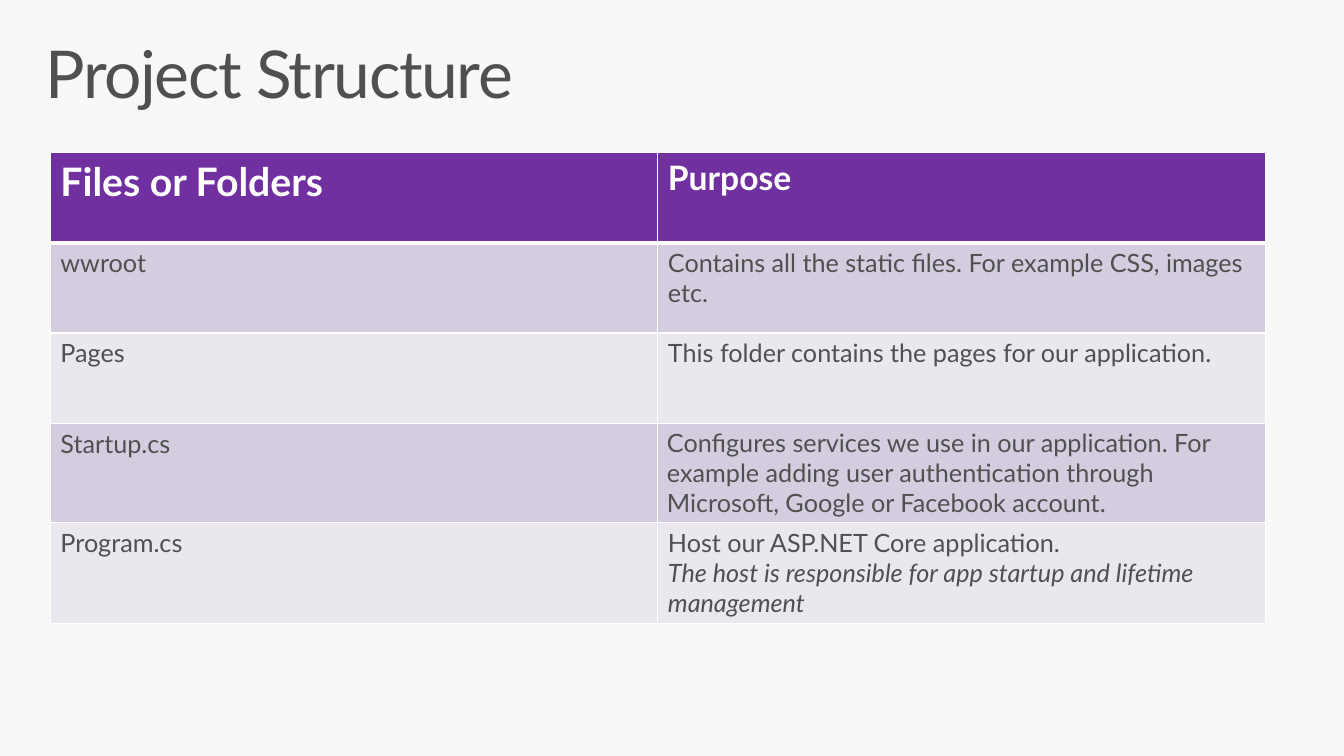
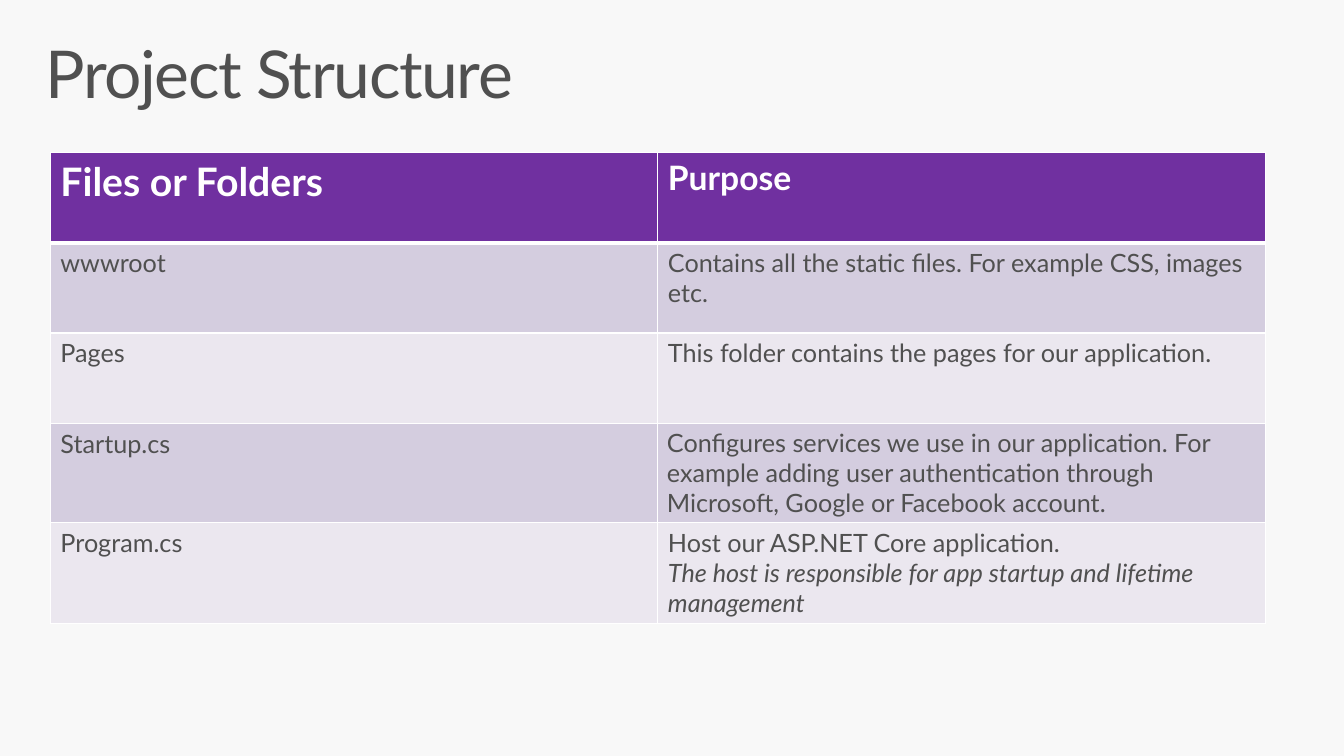
Before and after one commit to dotnet-presentations/aspnetcore-for-beginners, a slide deck: slide 12 of deck/ASP.NETCore_Beginners.pptx. Drawn at 1344x756 pixels with LibreOffice and Linux fonts; fonts in the diff are those of the drawing. Boxes give left, top, right and bottom in pixels: in the first picture for what was removed or moved away, otherwise in the second. Text is boxed around its words. In the diff, an @@ line names an element or a change of style, - is before the commit and + after.

Commit message:
typo wwwroot

```diff
--- a/deck/ASP.NETCore_Beginners.pptx
+++ b/deck/ASP.NETCore_Beginners.pptx
@@ table at <box>50,152,1266,623</box> @@
-row 2, column 1: wwroot
+row 2, column 1: wwwroot
```
